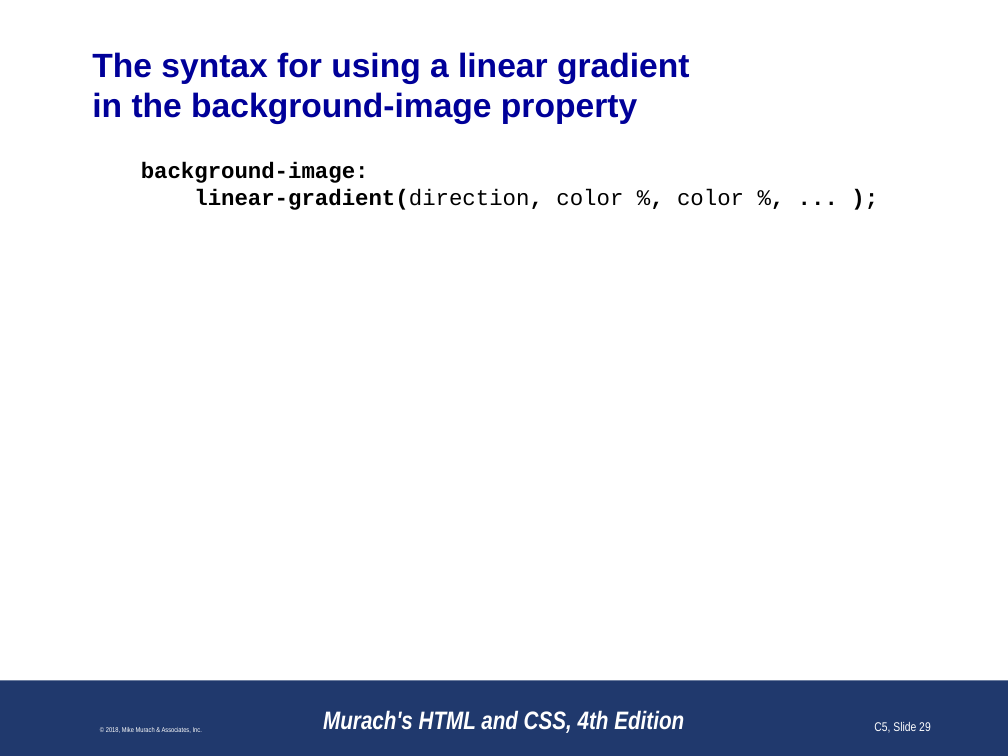
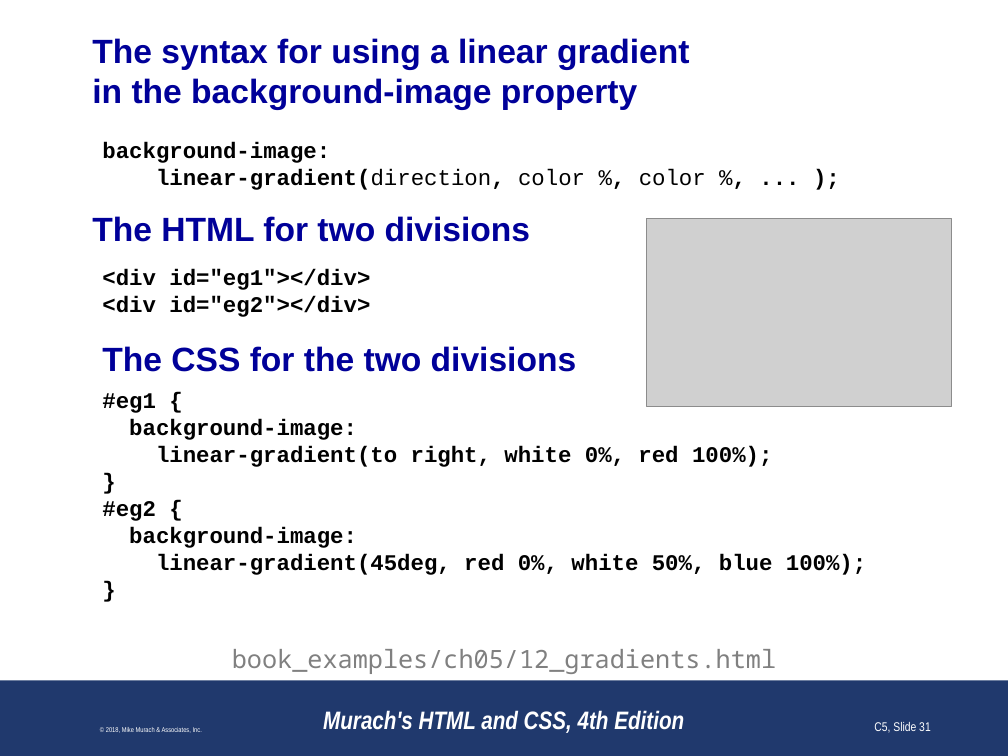
Before and after one commit to paulsmithkc/awd1000_base_lab_and_homework, a slide deck: slide 31 of murach_html_4e/slides/Chapter 5 slides (Revised).pptx (slide 29 before the commit). Drawn at 1008x756 pixels with LibreOffice and Linux fonts; fonts in the diff are those of the drawing; grey boxes stand for pictures; background and template pictures are left out. Boxes give left, top, right and bottom in pixels: in the first picture for what was removed or moved away, otherwise in the second. Text is boxed around its words. In the diff, an @@ line names an element or a change of style, - is before the commit and + after.

```diff
--- a/murach_html_4e/slides/Chapter 5 slides (Revised).pptx
+++ b/murach_html_4e/slides/Chapter 5 slides (Revised).pptx
@@ title "The syntax for using a ..." moved from (x1=92, y1=52, x2=690, y2=124) to (x1=92, y1=38, x2=690, y2=110) @@
@@ text "background-image:" moved from (x1=141, y1=162, x2=744, y2=210) to (x1=102, y1=142, x2=706, y2=190) @@
@@ text "background-image:" at (x1=102, y1=142, x2=706, y2=190): indent changed @@
@@ text added at (x1=92, y1=216, x2=531, y2=242), 24 pt, text #000099, bold @@
+The HTML for two divisions
@@ picture added at (x1=647, y1=219, x2=953, y2=407) @@
@@ text added at (x1=102, y1=269, x2=866, y2=575), 16 pt, text #000000, bold @@
+<div id="eg1"></div>
+<div id="eg2"></div>
+The CSS for the two divisions
+#eg1 {
+background-image:
+linear-gradient(to right, white 0%, red 100%);
+}
+#eg2 {
+background-image:
+linear-gradient(45deg, red 0%, white 50%, blue 100%);
+}
@@ text added at (x1=232, y1=649, x2=776, y2=674), 18 pt, text #808080 @@
+book_examples/ch05/12_gradients.html
@@ page number at (x1=874, y1=722, x2=931, y2=733): text changed @@
-C5, Slide 29
+C5, Slide 31
```
Also in this commit, not shown: 27 other slides changed, 1 slide added, 2 slides removed.
